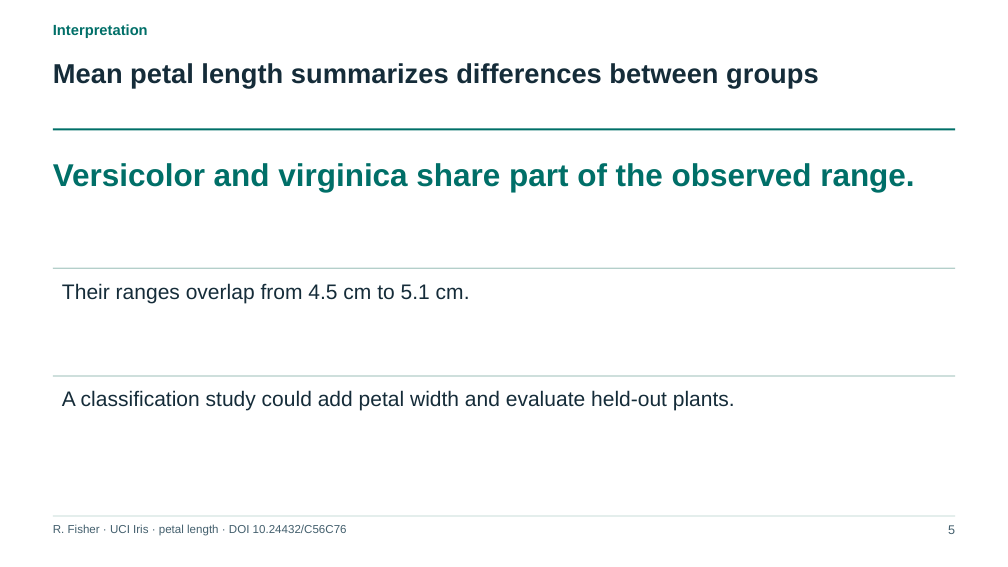
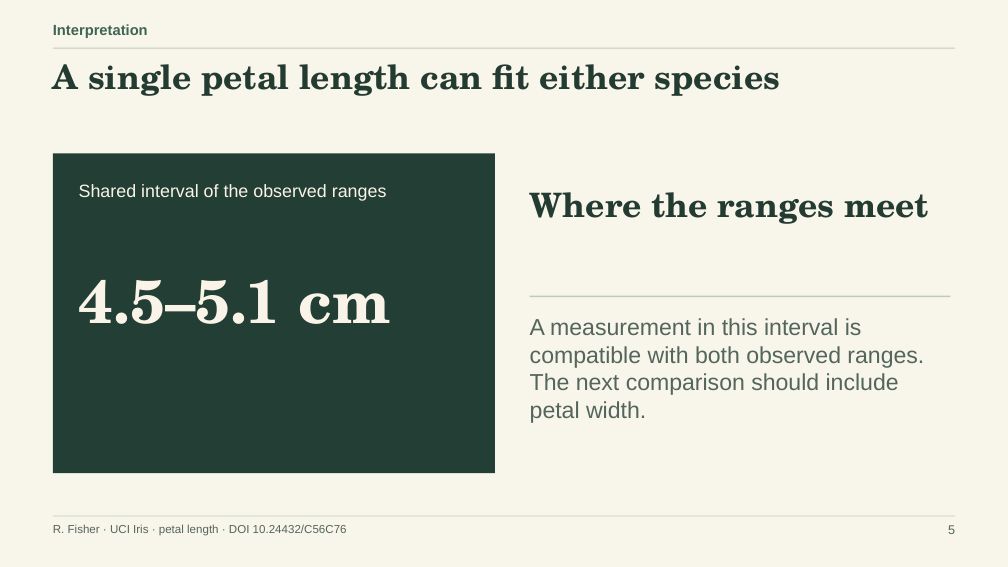
Before and after one commit to asimfish/awesome-ppt, a slide deck: slide 5 of docs/decks/iris.pptx. Drawn at 1008x567 pixels with LibreOffice and Linux fonts; fonts in the diff are those of the drawing. Boxes give left, top, right and bottom in pixels: in the first picture for what was removed or moved away, otherwise in the second. Text is boxed around its words. In the diff, an @@ line names an element or a change of style, - is before the commit and + after.

```diff
--- a/docs/decks/iris.pptx
+++ b/docs/decks/iris.pptx
@@ background #FFFFFF to #F8F5EB @@
@@ text "Interpretation" at <box>53,24,148,38</box>: text colour #006F68 to #3E6552 @@
@@ rectangle: place and size @@
-rectangle at <box>53,129,955,131</box>
+rectangle at <box>53,48,955,48</box>
@@ rectangle at <box>53,48,955,48</box>: fill #006F68 to #C0CBBA @@
@@ text at <box>53,64,781,96</box>: text changed; size 26 to 32 pt; font Arial to TeX Gyre Schola; text colour #152C39 to #243B31 @@
-Mean petal length summarizes differences between groups
+A single petal length can fit either species
@@ text removed at <box>53,163,914,192</box> @@
-Versicolor and virginica share part of the observed range.
@@ rectangle added at <box>53,154,495,473</box>, fill #233E34 @@
@@ text added at <box>79,184,387,201</box>, 17 pt, text #F9F4E7 @@
+Shared interval of the observed ranges
@@ text added at <box>530,192,929,224</box>, 32 pt, text #243B31, bold @@
+Where the ranges meet
@@ rectangle removed at <box>53,268,955,269</box> @@
@@ text at <box>79,280,391,324</box>: text changed; size 20 to 58 pt; font Arial to TeX Gyre Schola; text colour #152C39 to #F9F4E7; bold on @@
-Their ranges overlap from 4.5 cm to 5.1 cm.
+4.5–5.1 cm
@@ rectangle added at <box>530,296,951,297</box>, fill #C0CBBA @@
@@ text added at <box>530,318,924,423</box>, 22 pt, text #54665B @@
+A measurement in this interval is compatible with both observed ranges. The next comparison should include petal width.
@@ rectangle removed at <box>53,375,955,377</box> @@
@@ text removed at <box>62,390,735,411</box> @@
-A classification study could add petal width and evaluate held-out plants.
@@ text "R. Fisher · UCI Iris ..." at <box>53,524,347,536</box>: text colour #435F6D to #54665B @@
@@ rectangle at <box>53,516,955,516</box>: fill #B4CFCA to #C0CBBA @@
@@ text "5" at <box>948,525,955,534</box>: text colour #435F6D to #54665B @@
```
Also in this commit, not shown: 2 other slides changed, 2 slides added, 2 slides removed, 30 other files.
